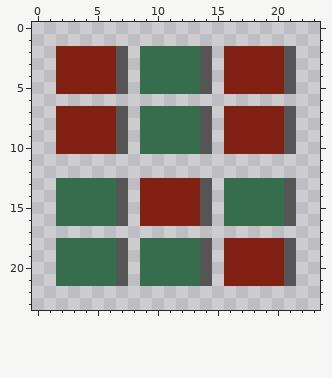
A pixel-art file gets an edit: assets/icons/angelus2010/OverlayToolbar/ang-usage.aseprite. The first picture shows the starting point.
24x24 pixels, 1 frame.
After the commit:
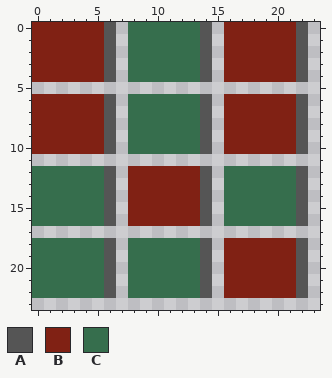
Palette (. is transparent): A #555555  B #802114  C #366e4d
Edits made:
{"y":0,"x":0,"old":".......","new":"BBBBBBA"}
{"y":0,"x":8,"old":".......","new":"CCCCCCA"}
{"y":0,"x":16,"old":".......","new":"BBBBBBA"}
{"y":1,"x":0,"old":".......","new":"BBBBBBA"}
{"y":1,"x":8,"old":".......","new":"CCCCCCA"}
{"y":1,"x":16,"old":".......","new":"BBBBBBA"}
{"y":2,"x":0,"old":"..","new":"BB"}
{"y":2,"x":6,"old":"BA.","new":"A.C"}
{"y":2,"x":21,"old":"A.","new":"BA"}
{"y":3,"x":0,"old":"..","new":"BB"}
{"y":3,"x":6,"old":"BA.","new":"A.C"}
{"y":3,"x":21,"old":"A.","new":"BA"}
{"y":4,"x":0,"old":"..","new":"BB"}
{"y":4,"x":6,"old":"BA.","new":"A.C"}
{"y":4,"x":21,"old":"A.","new":"BA"}
{"y":5,"x":2,"old":"BBBBBA","new":"......"}
{"y":5,"x":9,"old":"CCCCCA","new":"......"}
{"y":5,"x":16,"old":"BBBBBA","new":"......"}
{"y":6,"x":0,"old":".......","new":"BBBBBBA"}
{"y":6,"x":8,"old":".......","new":"CCCCCCA"}
{"y":6,"x":16,"old":".......","new":"BBBBBBA"}
{"y":7,"x":0,"old":"..","new":"BB"}
{"y":7,"x":6,"old":"BA.","new":"A.C"}
{"y":7,"x":21,"old":"A.","new":"BA"}
{"y":8,"x":0,"old":"..","new":"BB"}
{"y":8,"x":6,"old":"BA.","new":"A.C"}
{"y":8,"x":21,"old":"A.","new":"BA"}
{"y":9,"x":0,"old":"..","new":"BB"}
{"y":9,"x":6,"old":"BA.","new":"A.C"}
{"y":9,"x":21,"old":"A.","new":"BA"}
{"y":10,"x":0,"old":"..","new":"BB"}
{"y":10,"x":6,"old":"BA.","new":"A.C"}
{"y":10,"x":21,"old":"A.","new":"BA"}
{"y":12,"x":0,"old":".......","new":"CCCCCCA"}
{"y":12,"x":8,"old":".......","new":"BBBBBBA"}
{"y":12,"x":16,"old":".......","new":"CCCCCCA"}
{"y":13,"x":0,"old":"..","new":"CC"}
{"y":13,"x":6,"old":"CA.","new":"A.B"}
{"y":13,"x":21,"old":"A.","new":"CA"}
{"y":14,"x":0,"old":"..","new":"CC"}
{"y":14,"x":6,"old":"CA.","new":"A.B"}
{"y":14,"x":21,"old":"A.","new":"CA"}
{"y":15,"x":0,"old":"..","new":"CC"}
{"y":15,"x":6,"old":"CA.","new":"A.B"}
{"y":15,"x":21,"old":"A.","new":"CA"}
{"y":16,"x":0,"old":"..","new":"CC"}
{"y":16,"x":6,"old":"CA.","new":"A.B"}
{"y":16,"x":21,"old":"A.","new":"CA"}
{"y":18,"x":0,"old":"..","new":"CC"}
{"y":18,"x":6,"old":"CA.","new":"A.C"}
{"y":18,"x":21,"old":"A.","new":"BA"}
{"y":19,"x":0,"old":"..","new":"CC"}
{"y":19,"x":6,"old":"CA.","new":"A.C"}
{"y":19,"x":21,"old":"A.","new":"BA"}
{"y":20,"x":0,"old":"..","new":"CC"}
{"y":20,"x":6,"old":"CA.","new":"A.C"}
{"y":20,"x":21,"old":"A.","new":"BA"}
{"y":21,"x":0,"old":"..","new":"CC"}
{"y":21,"x":6,"old":"CA.","new":"A.C"}
{"y":21,"x":21,"old":"A.","new":"BA"}
{"y":22,"x":0,"old":".......","new":"CCCCCCA"}
{"y":22,"x":8,"old":".......","new":"CCCCCCA"}
{"y":22,"x":16,"old":".......","new":"BBBBBBA"}
{"label":"changed","picture_box":[32,22,308,298]}
